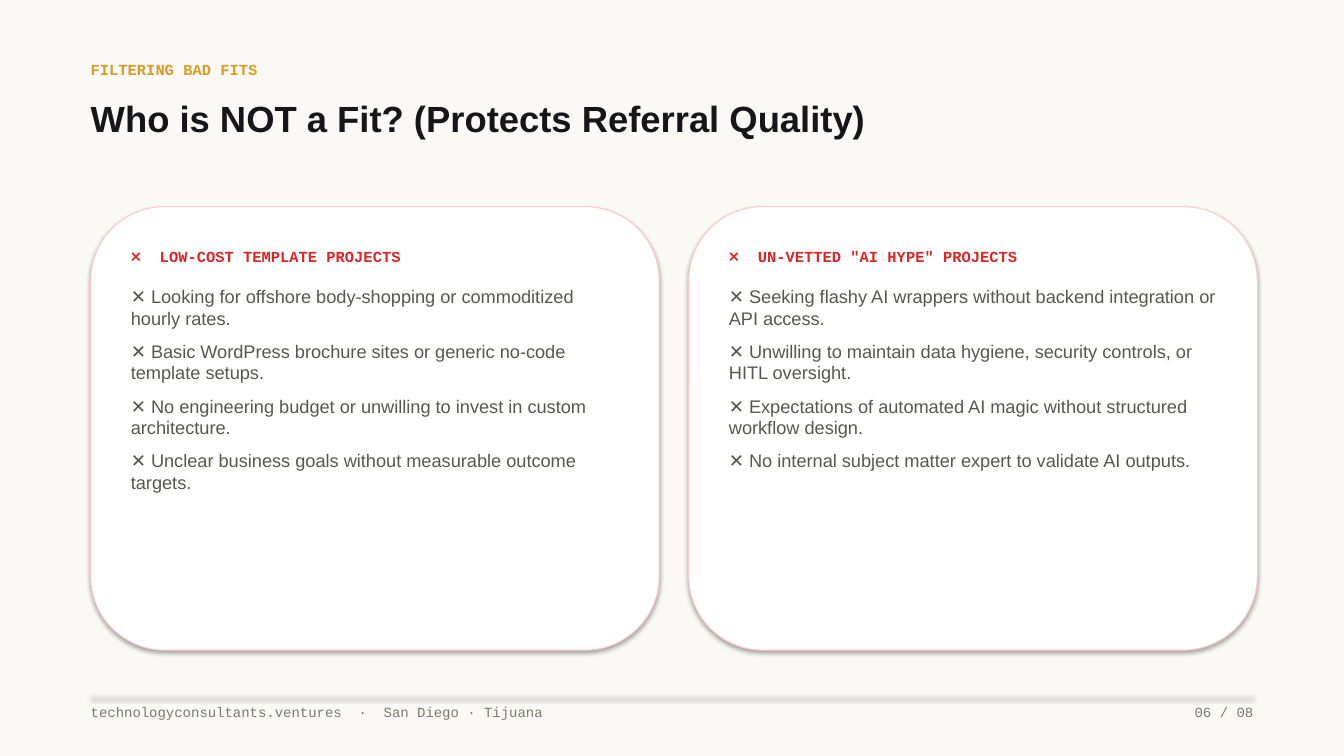
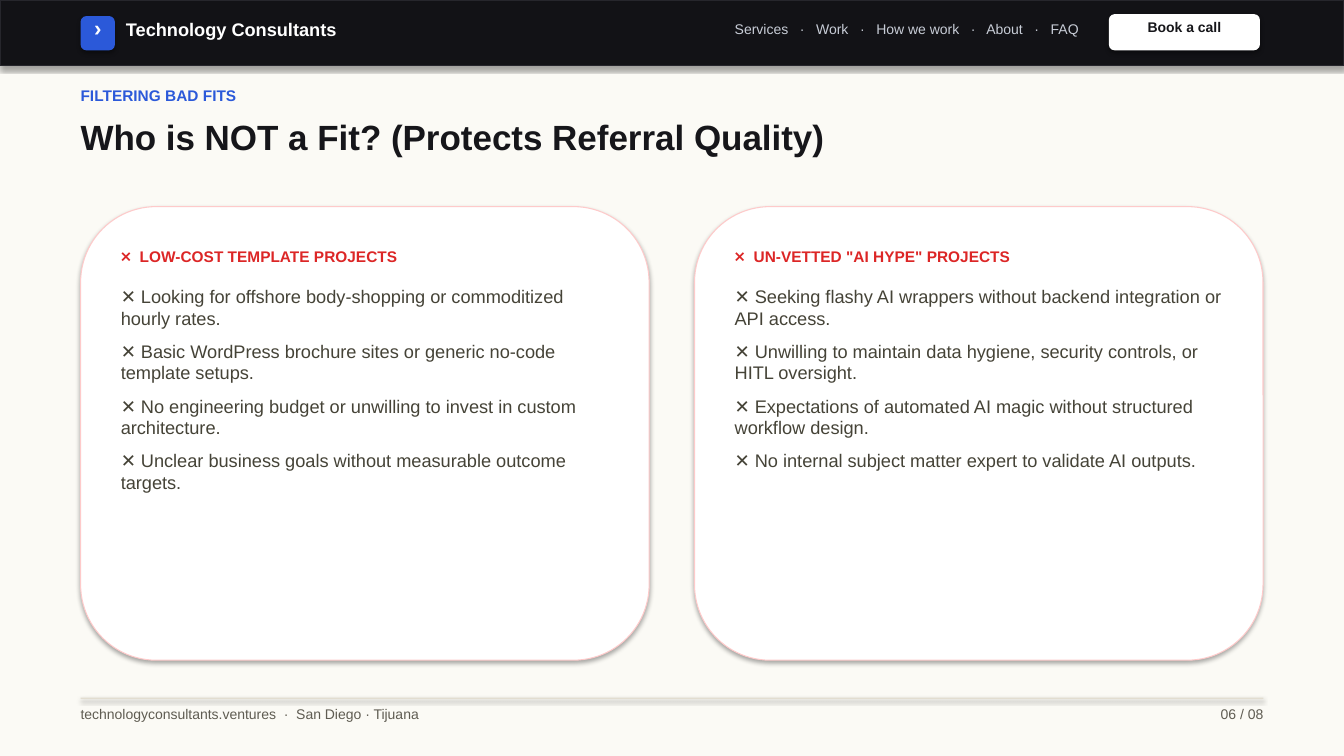
Before and after one commit to rguido198/TechnologyConsultantsVentures, a slide deck: slide 6 of Technology_Consultants_Who_to_Send_My_Way.pptx. Drawn at 1344x756 pixels with LibreOffice and Linux fonts; fonts in the diff are those of the drawing. Boxes give left, top, right and bottom in pixels: in the first picture for what was removed or moved away, otherwise in the second. Text is boxed around its words. In the diff, an @@ line names an element or a change of style, - is before the commit and + after.

Commit message:
Update design.md and rebuild PowerPoint decks with Helvetica Neue system sans typography, web navigation mockup, and clean modern software brand styling

```diff
--- a/Technology_Consultants_Who_to_Send_My_Way.pptx
+++ b/Technology_Consultants_Who_to_Send_My_Way.pptx
@@ background #FAF9F5 to #FBFAF5 @@
@@ rectangle added at bbox=[0, 0, 1344, 66], fill #121216, outline #26262C 1 pt @@
@@ rounded rectangle added at bbox=[81, 16, 115, 50], fill #2B59D9 @@
@@ text added at bbox=[81, 14, 115, 48], 16 pt, text #FFFFFF, bold @@
+›
@@ text added at bbox=[126, 22, 337, 40], 13 pt, text #FFFFFF, bold @@
+Technology Consultants
@@ text added at bbox=[735, 24, 1079, 37], 10 pt, text #C8CDD7 @@
+Services · Work · How we work · About · FAQ
@@ rounded rectangle added at bbox=[1109, 14, 1260, 50], fill #FFFFFF @@
@@ text added at bbox=[1148, 22, 1221, 32], 10 pt, text #16161A, bold @@
+Book a call
@@ text "FILTERING BAD FITS": place and size @@
-text "FILTERING BAD FITS" at bbox=[91, 64, 257, 75]
+text "FILTERING BAD FITS" at bbox=[81, 90, 236, 101]
@@ text "FILTERING BAD FITS" at bbox=[81, 90, 236, 101]: font Courier New to Arial, text colour #D99B26 to #2B59D9 @@
@@ text "Who is NOT a Fit? ...": place and size @@
-text "Who is NOT a Fit? ..." at bbox=[91, 105, 864, 139]
+text "Who is NOT a Fit? ..." at bbox=[81, 124, 824, 157]
@@ text "Who is NOT a Fit? ..." at bbox=[81, 124, 824, 157]: size 26 to 25 pt @@
@@ rounded rectangle: place and size @@
-rounded rectangle at bbox=[91, 207, 659, 650]
+rounded rectangle at bbox=[81, 207, 649, 660]
@@ rounded rectangle: place and size @@
-rounded rectangle at bbox=[689, 207, 1257, 650]
+rounded rectangle at bbox=[695, 207, 1263, 660]
@@ text "❌ LOW-COST TEMPLATE PROJECTS": place and size @@
-text "❌ LOW-COST TEMPLATE PROJECTS" at bbox=[131, 251, 587, 493]
+text "❌ LOW-COST TEMPLATE PROJECTS" at bbox=[121, 251, 576, 493]
@@ text "❌ LOW-COST TEMPLATE PROJECTS" at bbox=[121, 251, 576, 493]: font Courier New to Arial in "❌ LOW-COST TEMPLATE PROJECTS"; text colour #59564D to #454337 @@
@@ text "❌ UN-VETTED "AI HYPE" PROJECTS" at bbox=[735, 251, 1221, 471]: font Courier New to Arial in "❌ UN-VETTED "AI HYPE" PROJECTS"; text colour #59564D to #454337 @@
@@ text "technologyconsultants.ventures · San Diego · ...": place and size @@
-text "technologyconsultants.ventures · San Diego · ..." at bbox=[91, 707, 543, 720]
+text "technologyconsultants.ventures · San Diego · ..." at bbox=[81, 709, 419, 722]
@@ text "technologyconsultants.ventures · San Diego · ..." at bbox=[81, 709, 419, 722]: font Courier New to Arial, text colour #7C786C to #5F5C52 @@
@@ rectangle: place and size @@
-rectangle at bbox=[91, 696, 1253, 697]
+rectangle at bbox=[81, 698, 1263, 699]
@@ rectangle at bbox=[81, 698, 1263, 699]: fill #EBE7DF to #E2DDD0 @@
@@ text "06 / 08" at bbox=[1221, 709, 1264, 719]: font Courier New to Arial, text colour #7C786C to #5F5C52 @@
@@ text "06 / 08": place and size @@
-text "06 / 08" at bbox=[1195, 707, 1254, 717]
+text "06 / 08" at bbox=[1221, 709, 1264, 719]
```
Also in this commit, not shown: 7 other slides changed, 2 other files.
